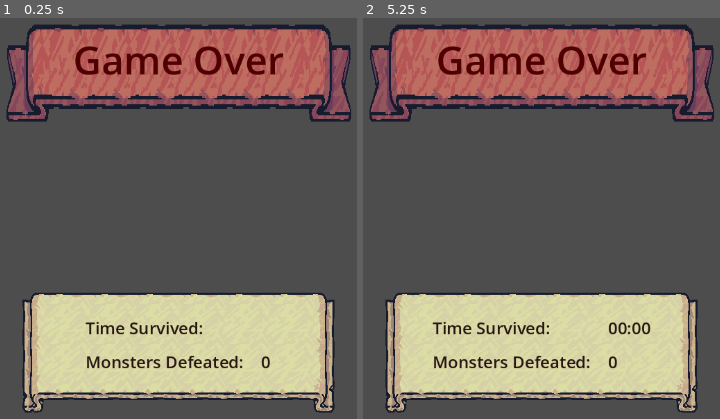
Above: before the commit, frames 1-2 (left to right).
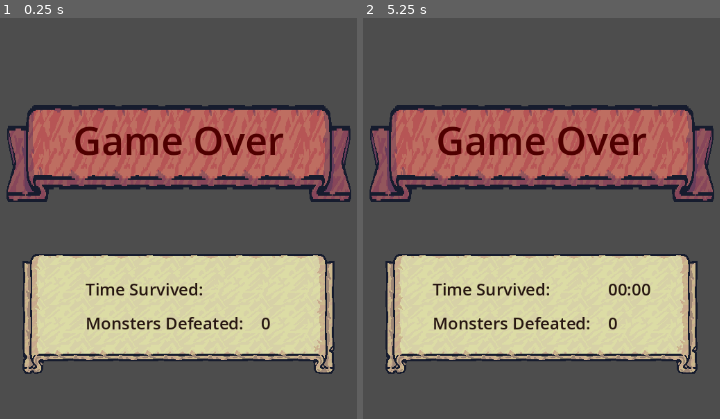
Above: after the commit, the same moments.

Repository: GracilianoOG/godot-dio-tiny-swords
Game: Godot game, scene res://ui/game_over_ui.tscn
Same seed, same stepped clock (60 frames per second), same inputs: the game is played once before the commit and once after it. This scene is started directly instead of the project's main scene.
Inputs (mouse positions are in pixels of both pictures, inside the frame that each line leads up to):
- Up to frame 1 (0.25 s): no input
- Up to frame 2 (5.25 s): tap Enter at 0.5, 2, 3.5 s; move the mouse to (716, 202) at 0.52 s; hold D (move_right) 0.53-1.28 s; click (716, 202) at 0.6 s; tap Space at 1.25, 2.75, 4.25 s; move the mouse to (380, 246) at 1.27 s; hold S (move_down) 1.28-2.03 s; tap F (special) at 1.35, 2.85, 4.35 s; move the mouse to (620, 126) at 2.02 s; hold D (move_right) 2.03-2.78 s; click (620, 126) at 2.1 s; move the mouse to (502, 314) at 2.77 s; hold W (move_up) 2.78-3.53 s; move the mouse to (outside the picture) at 3.52 s; hold A (move_left) 3.53-5.03 s; click (outside the picture) at 3.6 s; move the mouse to (outside the picture) at 4.27 s; move the mouse to (580, 226) at 5.02 s; hold S (move_down) from 5.03 s (still down); click (580, 226) at 5.1 s

The runs differ from the first frame. In frame 1, 58% of the frame differs, in the area x 1-99%, y 1-99%; in frame 2, 59%.

Commit message:
Changed game over ui position to center

Diff:
--- a/ui/game_over_ui.tscn
+++ b/ui/game_over_ui.tscn
@@ -32,14 +32,17 @@
 script = ExtResource("1_arolu")
 
 [node name="TopPanel" type="Panel" parent="."]
-anchors_preset = 5
+anchors_preset = 8
 anchor_left = 0.5
+anchor_top = 0.5
 anchor_right = 0.5
-offset_left = -251.0
-offset_top = 34.0
-offset_right = 252.0
-offset_bottom = 181.0
+anchor_bottom = 0.5
+offset_left = -251.5
+offset_top = -174.0
+offset_right = 251.5
+offset_bottom = -27.0
 grow_horizontal = 2
+grow_vertical = 2
 theme_override_styles/panel = SubResource("StyleBoxTexture_wvrv6")
 
 [node name="GameOverLabel" type="Label" parent="TopPanel"]
@@ -56,17 +59,17 @@
 label_settings = SubResource("LabelSettings_3rl0t")
 
 [node name="BottomPanel" type="Panel" parent="."]
-anchors_preset = 7
+anchors_preset = 8
 anchor_left = 0.5
-anchor_top = 1.0
+anchor_top = 0.5
 anchor_right = 0.5
-anchor_bottom = 1.0
+anchor_bottom = 0.5
 offset_left = -226.0
-offset_top = -227.0
+offset_top = 41.0
 offset_right = 226.0
-offset_bottom = -47.998
+offset_bottom = 220.002
 grow_horizontal = 2
-grow_vertical = 0
+grow_vertical = 2
 theme_override_styles/panel = SubResource("StyleBoxTexture_e6171")
 
 [node name="CenterContainer" type="CenterContainer" parent="BottomPanel"]
